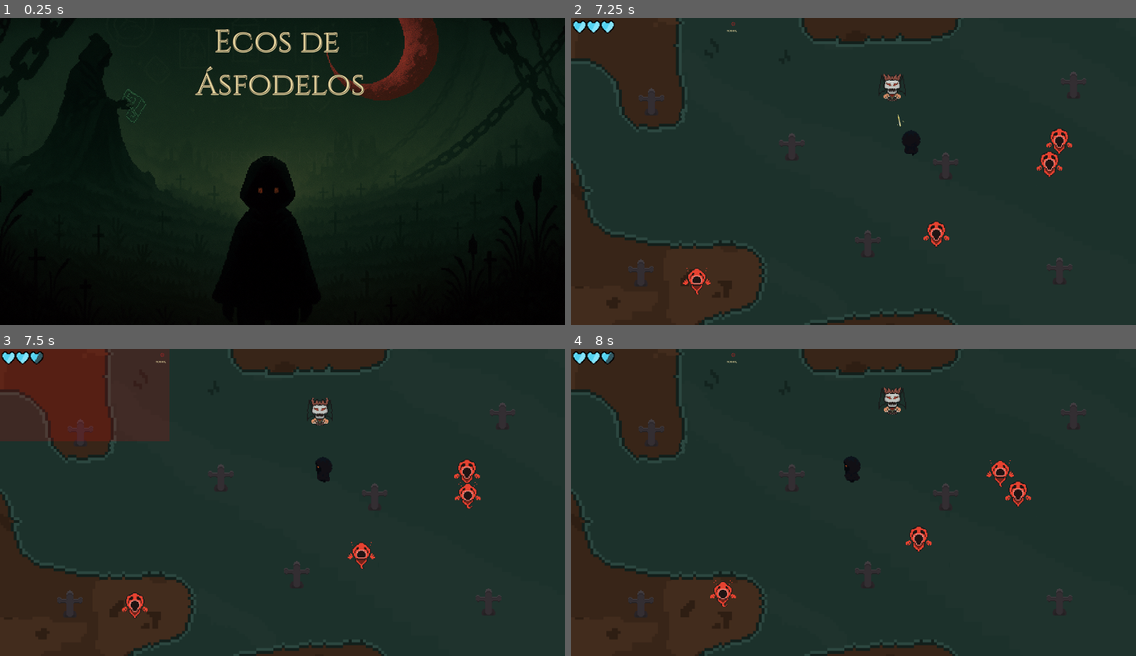
Above: before the commit, frames 1-4 (two rows, left to right).
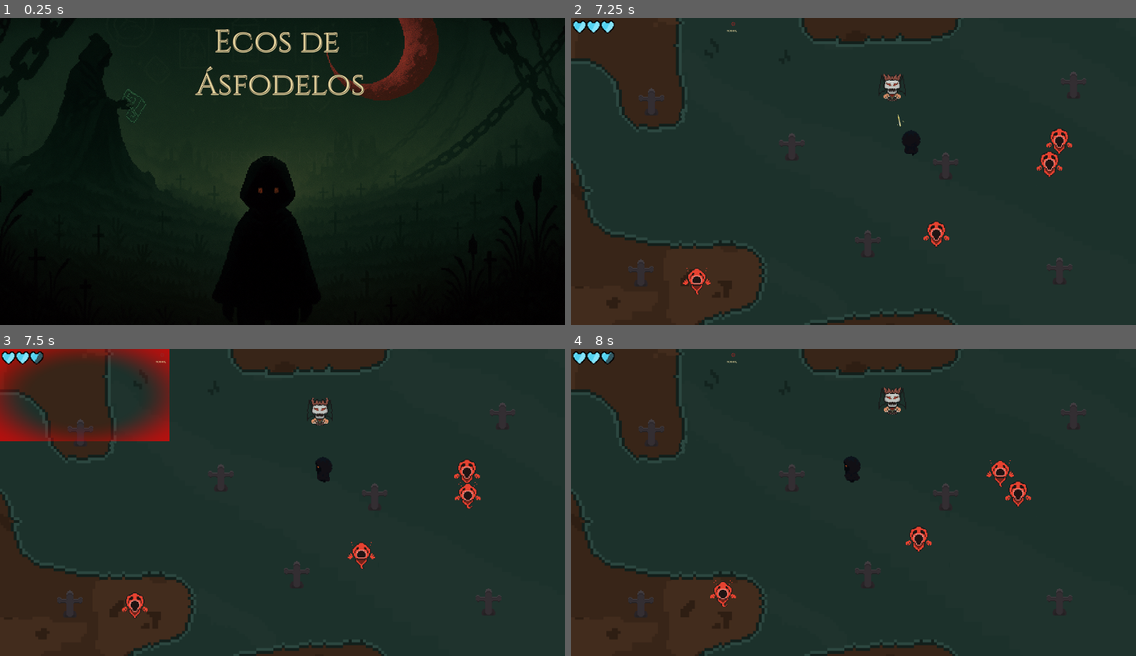
Above: after the commit, the same moments.

Repository: Alezuzzo/ecos-de-asfodelos
Game: Godot game, scene res://scenes/menu/PressStart.tscn
Same seed, same stepped clock (60 frames per second), same inputs: the game is played once before the commit and once after it. Sound files missing from this copy of the repository are replaced by a short silence.
Inputs (mouse positions are in pixels of both pictures, inside the frame that each line leads up to):
- Up to frame 1 (0.25 s): no input
- Up to frame 2 (7.25 s): tap Space at 0.5 s; move the mouse to (977, 156) at 0.52 s; hold D (direita) 0.53-1.25 s; click (977, 156) at 0.67 s; tap Enter (ui_accept) at 0.77, 5.27, 6.77 s; click "INICIAR" at 1.25 s; click "INICIAR" at 2 s; click "NORMAL" at 2.75 s; click "⚙" at 3.5 s; click "RETORNAR AO JOGO" at 4.25 s; move the mouse to (740, 186) at 5.02 s; hold S (baixo) 5.03-5.78 s; move the mouse to (910, 103) at 5.77 s; hold D (direita) 5.78-6.53 s; move the mouse to (825, 232) at 6.52 s; hold W (cima) from 6.53 s (still down); click (825, 232) at 6.67 s
- Up to frame 3 (7.5 s): move the mouse to (452, 548) at 7.27 s; release W (cima) at 7.28 s; hold A (esquerda) from 7.28 s (still down)
- Up to frame 4 (8 s): keep holding A (esquerda); tap Enter (ui_accept) at 7.52 s

Frames 1-2 are identical in both runs. In frame 3, 6.1% of the frame differs, in the area x 0-30%, y 0-31%; in frame 4, nothing differs.

Commit message:
[UPDATE] Alteração em quando o jogador recebe dano

Diff:
--- /dev/null
+++ b/damage_vignette.gdshader
@@ -0,0 +1,17 @@
+shader_type canvas_item;
+
+uniform float vignette_intensity : hint_range(0.0, 1.0) = 0.5;
+uniform float vignette_opacity : hint_range(0.0, 1.0) = 1.0;
+
+void fragment() {
+	// Calcula a distância do centro (0.5, 0.5)
+	vec2 uv = UV - vec2(0.5);
+	float dist = length(uv);
+
+	// Cria a vinheta (mais forte nas bordas)
+	float vignette = smoothstep(0.3, 0.7, dist) * vignette_intensity;
+
+	// Cor vermelha com a intensidade da vinheta
+	vec3 red = vec3(1.0, 0.0, 0.0);
+	COLOR = vec4(red, vignette * vignette_opacity);
+}
--- a/hud.gd
+++ b/hud.gd
@@ -32,14 +32,23 @@
 	if not damage_overlay:
 		return
 
-	# Mostra o overlay com opacidade máxima
+	# Mostra o overlay e anima a opacidade do shader
 	damage_overlay.visible = true
-	damage_overlay.modulate = Color(1, 0, 0, 0.5)
 
-	# Anima o fade out mais rápido para um efeito de flash
-	var tween = create_tween()
-	tween.tween_property(damage_overlay, "modulate:a", 0.0, 0.25)
-	tween.tween_callback(func(): damage_overlay.visible = false)
+	var material = damage_overlay.material as ShaderMaterial
+	if material:
+		# Define opacidade máxima
+		material.set_shader_parameter("vignette_opacity", 1.0)
+
+		# Anima o fade out da vinheta
+		var tween = create_tween()
+		tween.tween_method(
+			func(value): material.set_shader_parameter("vignette_opacity", value),
+			1.0,
+			0.0,
+			0.3
+		)
+		tween.tween_callback(func(): damage_overlay.visible = false)
 
 func atualizar_coracoes(saude_atual, saude_maxima):
 	for filho in container_coracoes.get_children():
--- a/hud.tscn
+++ b/hud.tscn
@@ -1,6 +1,12 @@
-[gd_scene load_steps=5 format=3 uid="uid://y3f0yvohs0o5"]
+[gd_scene load_steps=7 format=3 uid="uid://y3f0yvohs0o5"]
 
 [ext_resource type="Script" uid="uid://cyvoofoa17v1q" path="res://hud.gd" id="1_37p78"]
+[ext_resource type="Shader" path="res://damage_vignette.gdshader" id="2_vignette"]
+
+[sub_resource type="ShaderMaterial" id="ShaderMaterial_vignette"]
+shader = ExtResource("2_vignette")
+shader_parameter/vignette_intensity = 1.0
+shader_parameter/vignette_opacity = 0.0
 
 [sub_resource type="StyleBoxFlat" id="StyleBoxFlat_37p78"]
 
@@ -18,6 +24,7 @@
 script = ExtResource("1_37p78")
 
 [node name="DamageOverlay" type="ColorRect" parent="."]
+material = SubResource("ShaderMaterial_vignette")
 visible = false
 anchors_preset = 15
 anchor_right = 1.0
@@ -25,7 +32,7 @@
 grow_horizontal = 2
 grow_vertical = 2
 mouse_filter = 2
-color = Color(1, 0, 0, 0.5)
+color = Color(1, 1, 1, 1)
 
 [node name="ContainerCoracoes" type="HBoxContainer" parent="."]
 offset_left = 20.0
